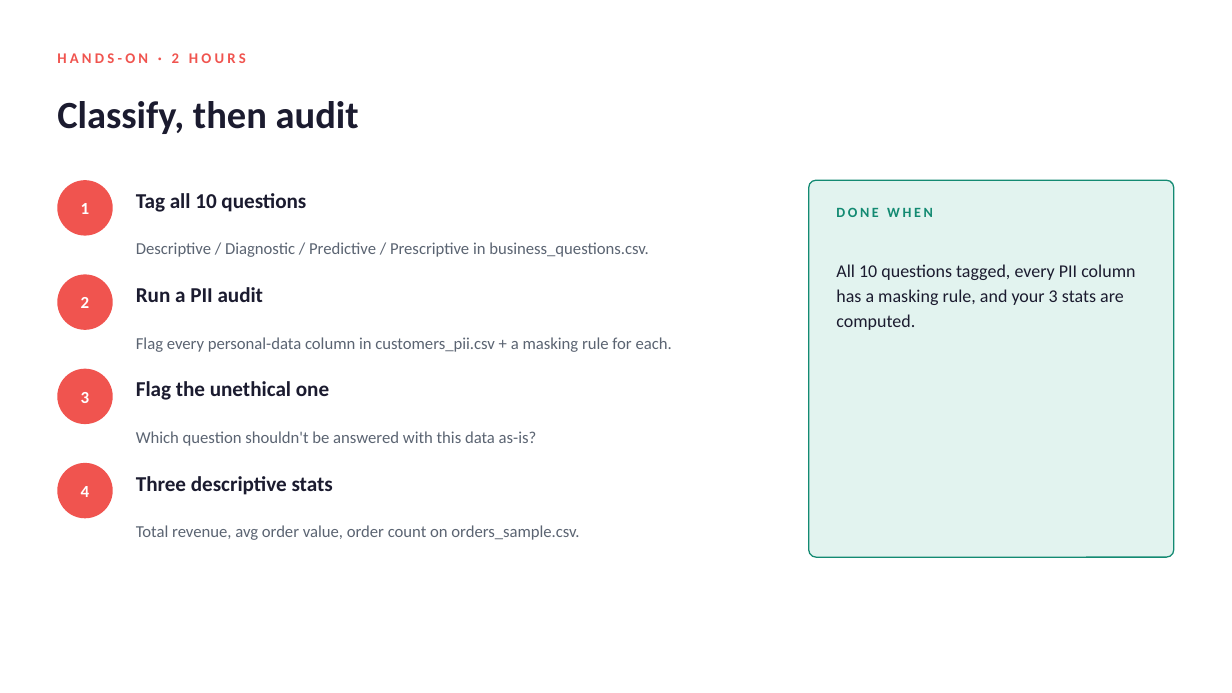
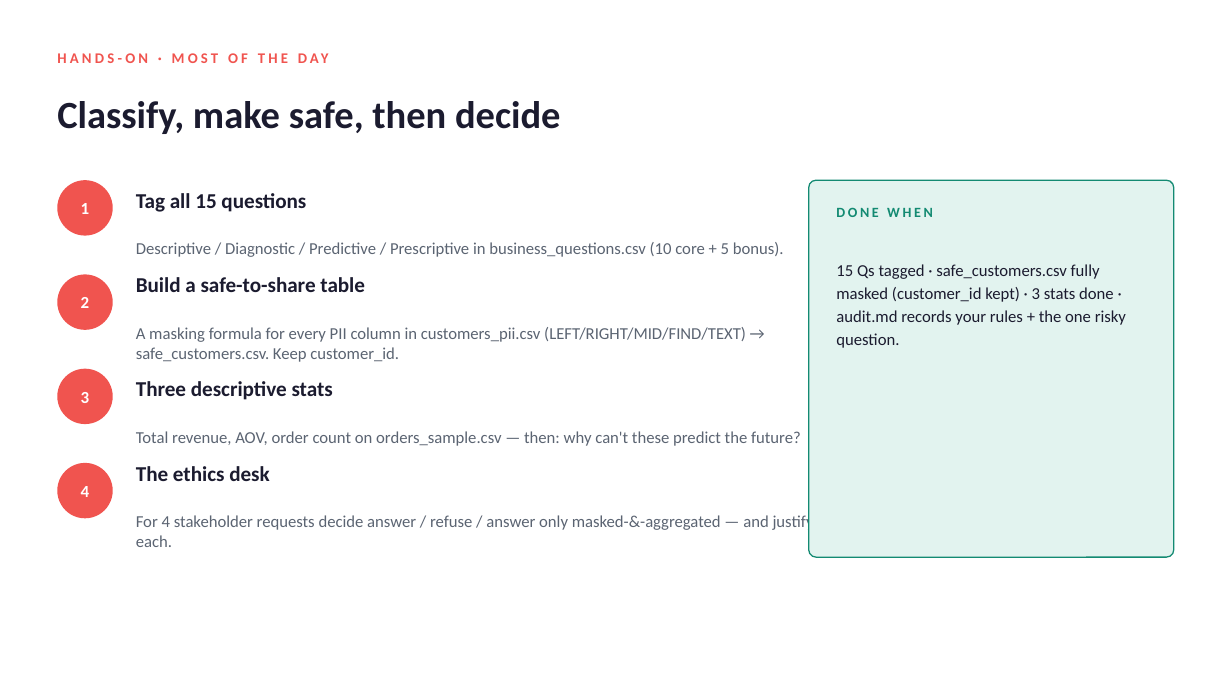
Before and after one commit to Abhinav1296/teaching, a slide deck: slide 8 of Day_02_Analytics_Types_and_Ethics/Day_02_deck.pptx (slide 7 before the commit). Drawn at 1232x693 pixels with LibreOffice and Linux fonts; fonts in the diff are those of the drawing. Boxes give left, top, right and bottom in pixels: in the first picture for what was removed or moved away, otherwise in the second. Text is boxed around its words. In the diff, an @@ line names an element or a change of style, - is before the commit and + after.

Commit message:
Day 2: deepen to 6-hour single-batch (15 Qs, masking lab, DPDP, ethics desk)

```diff
--- a/Day_02_Analytics_Types_and_Ethics/Day_02_deck.pptx
+++ b/Day_02_Analytics_Types_and_Ethics/Day_02_deck.pptx
@@ text at (57, 101, 561, 134): text changed @@
-Classify, then audit
+Classify, make safe, then decide
@@ text at (136, 193, 784, 257): text changed @@
-Tag all 10 questions
-Descriptive / Diagnostic / Predictive / Prescriptive in business_questions.csv.
+Tag all 15 questions
+Descriptive / Diagnostic / Predictive / Prescriptive in business_questions.csv (10 core + 5 bonus).
@@ text at (836, 264, 1126, 348): text changed; size 14 to 13 pt @@
-All 10 questions tagged, every PII column has a masking rule, and your 3 stats are computed.
+15 Qs tagged · safe_customers.csv fully masked (customer_id kept) · 3 stats done · audit.md records your rules + the one risky question.
@@ text at (136, 277, 746, 362): text changed @@
-Run a PII audit
-Flag every personal-data column in customers_pii.csv + a masking rule for each.
+Build a safe-to-share table
+A masking formula for every PII column in customers_pii.csv (LEFT/RIGHT/MID/FIND/TEXT) → safe_customers.csv. Keep customer_id.
@@ text at (136, 381, 801, 446): text changed @@
-Flag the unethical one
-Which question shouldn't be answered with this data as-is?
+Three descriptive stats
+Total revenue, AOV, order count on orders_sample.csv — then: why can't these predict the future?
@@ text at (355, 431, 748, 443): text changed @@
-HANDS-ON · 2 HOURS
+HANDS-ON · MOST OF THE DAY
@@ text at (136, 466, 814, 547): text changed @@
-Three descriptive stats
-Total revenue, avg order value, order count on orders_sample.csv.
+The ethics desk
+For 4 stakeholder requests decide answer / refuse / answer only masked-&-aggregated — and justify each.
```
Also in this commit, not shown: 6 other slides changed, 3 slides added, 2 slides removed, 3 other files.
